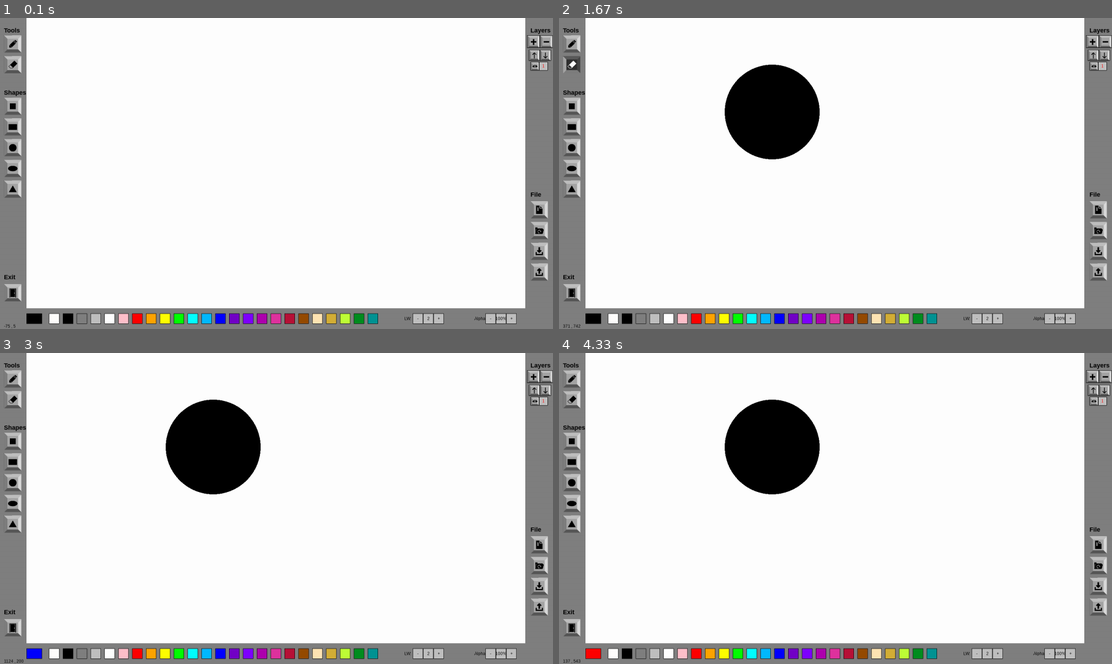
Above: before the commit, frames 1-4 (two rows, left to right).
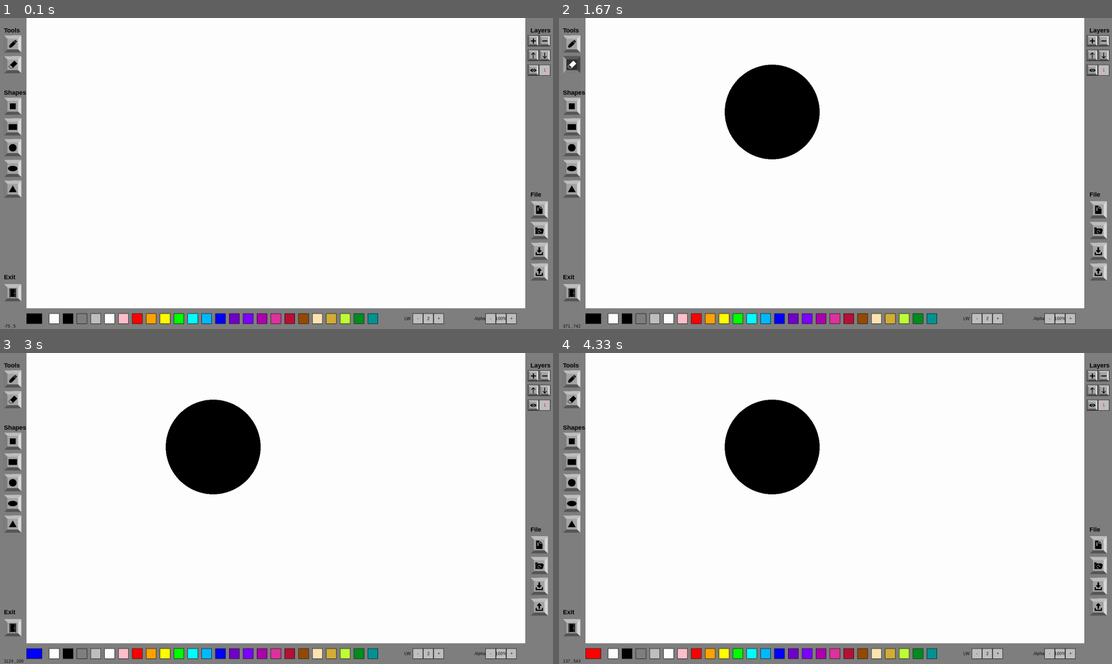
Above: after the commit, the same moments.

Repository: andrewkb1004-del/Drawing-Pygame-Software-andrewkb1004-del
Game: pygame game, started from src/project.py
Same seed, same stepped clock (60 frames per second), same inputs: the game is played once before the commit and once after it.
Inputs (mouse positions are in pixels of both pictures, inside the frame that each line leads up to):
- Up to frame 1 (0.1 s): no input
- Up to frame 2 (1.67 s): press the mouse at (1095, 273) at 0.37 s; move the mouse to (879, 257) at 0.47 s; release the mouse at (664, 245) at 0.6 s; press the mouse at (570, 148) at 0.7 s; move the mouse to (647, 105) at 0.8 s; release the mouse at (724, 61) at 0.93 s; click (818, 157) at 1.05 s; press the mouse at (570, 64) at 1.37 s; move the mouse to (641, 170) at 1.47 s; release the mouse at (713, 273) at 1.6 s
- Up to frame 3 (3 s): press the mouse at (11, 399) at 1.7 s; move the mouse to (105, 396) at 1.8 s; release the mouse at (193, 393) at 1.93 s; press the mouse at (221, 654) at 2.03 s; move the mouse to (348, 520) at 2.13 s; release the mouse at (481, 390) at 2.27 s; press the mouse at (536, 564) at 2.37 s; move the mouse to (392, 477) at 2.47 s; release the mouse at (248, 393) at 2.6 s; press the mouse at (409, 654) at 2.7 s; move the mouse to (409, 536) at 2.8 s; release the mouse at (414, 421) at 2.93 s
- Up to frame 4 (4.33 s): press the mouse at (763, 654) at 3.03 s; move the mouse to (818, 570) at 3.13 s; release the mouse at (879, 489) at 3.27 s; press the mouse at (1095, 545) at 3.37 s; move the mouse to (1040, 539) at 3.47 s; release the mouse at (984, 536) at 3.6 s; press the mouse at (752, 654) at 3.7 s; move the mouse to (807, 536) at 3.8 s; release the mouse at (863, 421) at 3.93 s; press the mouse at (697, 654) at 4.03 s; move the mouse to (664, 595) at 4.13 s; release the mouse at (630, 539) at 4.27 s

The runs differ from the first frame. In frame 1, 0.3% of the frame differs, in the area x 95-100%, y 5-19%; in frame 2, 0.3%; in frame 3, 0.3%; in frame 4, 0.3%.

Commit message:
1.  Make the window refocus to pygame window after dialog box is closed. 2. Implemented import and export function code. 3.  Finalized layer buttons.

Diff:
--- a/src/project.py
+++ b/src/project.py
@@ -1,8 +1,8 @@
 import pygame
+from pygame._sdl2.video import Window
 import os
-import sys
 import tkinter as tk
-from tkinter import filedialog
+from tkinter import filedialog, messagebox
 
 class Layer:
     """A class for creating a layer in Pygame."""
@@ -241,7 +241,10 @@
     layers_list.remove(current_layer)
 
     # Assign previous current_layer to current_layer
-    current_layer = current_layer_history.pop()
+    try:
+        current_layer = current_layer_history.pop()
+    except:
+        current_layer = layers_list[0]
 
 def move_layer_up(instance):
     """Function to move layer up to make it more visible."""
@@ -265,31 +268,42 @@
             break
     #print(f"Current layer is changed to {current_layer.layer_button.text}")
 
-def open_file_dialog():
+def open_file_dialog(filetypes=None):
+    global window
+
     # Create a hidden root window
     root = tk.Tk()
     root.withdraw()
 
     # Open the file dialog
+    if filetypes is None:
+        filetypes = [("TIFF files", "*.tiff"), ("PNG Files", "*.png"), ("All Files", "*.*")]
+
     file_path = filedialog.askopenfilename(
         title="Select a file",
-        filetypes=[("TIFF files", "*.tiff"), ("PNG Files", "*.png"), ("All Files", "*.*")],
-    )
-
+        filetypes=filetypes,
+    )
+    root.destroy()
+    window.focus()
     return file_path
 
-def save_file_dialog():
+def save_file_dialog(filetypes=None):
+    global window
+
     # Create a hidden root window
     root = tk.Tk()
     root.withdraw()
 
     # Save file dialog
+    if filetypes is None:
+        filetypes = [("TIFF files", "*.tiff"), ("PNG Files", "*.png"), ("All Files", "*.*")]
     file_path = filedialog.asksaveasfilename(
         title="Save file as (Hint: Use TIFF to preserve layers)",
         defaultextension=".tiff",  # Default extension
-        filetypes=[("TIFF files", "*.tiff"), ("PNG Files", "*.png"), ("All Files", "*.*")],
-    )
-
+        filetypes=filetypes,
+    )
+    root.destroy()
+    window.focus()
     return file_path
 
 def load_file(instance):
@@ -301,12 +315,34 @@
     print(f"File to save is {file_path}")
 
 def import_file(instance):
-    file_path = open_file_dialog()
-    print(f"File to import is {file_path}")
+    global current_layer
+    file_path = open_file_dialog(filetypes=[("PNG Files", "*.png"), ("All Files", "*.*")])
+    #print(f"File to import is {file_path}")
+
+    if file_path != "":
+        if os.access(file_path, os.R_OK):
+            try:
+                image = pygame.image.load(file_path).convert_alpha()
+                current_layer.surface.blit(image, (0,0))
+                return True
+            except:
+                messagebox.showerror(title="Info", message=f"Couldn't import from {file_path}")
+        else:
+            messagebox.showerror(title="Error", message=f"{file_path} is not readable.")
+    return False
 
 def export_file(instance):
-    file_path = save_file_dialog()
-    print(f"File to export is {file_path}")
+    global current_layer
+    file_path = save_file_dialog(filetypes=[("PNG Files", "*.png"), ("All Files", "*.*")])
+    #print(f"File to export is {file_path}")
+
+    if file_path != "":
+        try:
+            pygame.image.save(current_layer.surface, file_path)
+            return True
+        except:
+            messagebox.showerror(title="Error", message=f"Couldn't export to {file_path}.")
+    return False
 
 def set_active_color(instance):
     """Function to set current color."""
@@ -487,14 +523,6 @@
     button_x = screen_width - edge_padding - button_w
     button_y = 50
 
-    # color_button = Button(
-    #    x=button_x, y=button_y, width=button_w, height=button_h,
-    #    inactive_image=os.path.join("assets", "color_inactive.png"), active_image=os.path.join("assets", "color_active.png"),
-    #    tool="color wheel",
-    #    tooltip_text="Color Wheel",
-    #    action=set_active_tool # Pass the function reference
-    #)
-
     button_y = button_y + (button_h + button_padding)*8
     save_button = Button(
         x=button_x, y=button_y, width=button_w, height=button_h,
@@ -518,7 +546,7 @@
         x=button_x, y=button_y, width=button_w, height=button_h,
         inactive_image=os.path.join("assets", "import.png"), active_image=os.path.join("assets", "import.png"),
         tool="import",
-        tooltip_text="Import",
+        tooltip_text="Import image into current layer",
         action=import_file # Pass the function reference
     )
 
@@ -527,7 +555,7 @@
         x=button_x, y=button_y, width=button_w, height=button_h,
         inactive_image=os.path.join("assets", "export.png"), active_image=os.path.join("assets", "export.png"),
         tool="export",
-        tooltip_text="Export",
+        tooltip_text="Export current layer to image",
         action=export_file # Pass the function reference
     )
 
@@ -539,30 +567,30 @@
     button_y = 50
 
     add_button = Button(
-        x=button_x-10, y=button_y, width=button_w*1.5, height=button_h*1.5,
+        x=button_x, y=button_y, width=button_w, height=button_h,
         inactive_image=os.path.join("assets", "add_layer_inactive.png"), active_image=os.path.join("assets", "add_layer_active.png"),
         border_color=BLACK,
         tooltip_text="Add layer",
         action=add_layer
     )
     delete_button = Button(
-        x=button_x+button_w+2, y=button_y, width=button_w*1.5, height=button_h*1.5,
+        x=button_x+button_w, y=button_y, width=button_w, height=button_h,
         inactive_image=os.path.join("assets", "delete_layer_inactive.png"), active_image=os.path.join("assets", "delete_layer_active.png"),
         border_color=BLACK,
         tooltip_text="Remove layer",
         action=delete_layer
     )
 
-    button_y = button_y + (button_h + button_padding)*1.2
+    button_y = button_y + (button_h + button_padding)
     up_button = Button(
-        x=button_x-5, y=button_y, width=button_w*1.3, height=button_h*1.3,
+        x=button_x, y=button_y, width=button_w, height=button_h,
         inactive_image=os.path.join("assets", "up_arrow_inactive.png"), active_image=os.path.join("assets", "up_arrow_active.png"),
         border_color=BLACK,
         tooltip_text="Move layer up",
         action=move_layer_up
     )
     down_button = Button(
-        x=button_x+button_w+2, y=button_y, width=button_w*1.3, height=button_h*1.3,
+        x=button_x+button_w, y=button_y, width=button_w, height=button_h,
         inactive_image=os.path.join("assets", "down_arrow_inactive.png"), active_image=os.path.join("assets", "down_arrow_active.png"),
         border_color=BLACK,
         tooltip_text="Move layer up",
@@ -791,6 +819,9 @@
     resolution = (screen_width, screen_height)
     screen = pygame.display.set_mode(resolution)
 
+# Get the Pygame window object
+window = Window.from_display_module()
+
 line_thickness = 2 # Initial brush size
 alpha = 255
 current_color = BLACK # Default drawing color
@@ -851,7 +882,7 @@
 
 layer_buttons_list = []
 layer_func_buttons_list = []
-create_layer_buttons(edge_padding, button_padding, button_w//2, button_h//2, screen_width, layers_list)
+create_layer_buttons(edge_padding, button_padding, button_w//2*1.3, button_h//2*1.3, screen_width, layers_list)
 
 active_tool = "None"
 running = True
